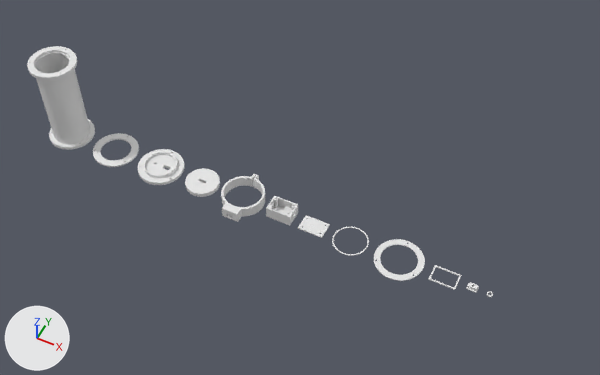
The Blender file beam/enclosures/beam_enclosures.blend, before and after one commit.
Both versions are drawn from a camera (50 mm lens) standing at (914.0, -801.0, 1088.0) and looking at (512.0, 4.0, 81.0). Every picture has the same lights, and +X, +Y and +Z are marked at lower left. The first picture is the older version.

Objects in the first picture: 'emitter_box', 'emitter_lid', 'receiver_back_cap', 'receiver_lens_ring', 'receiver_sensor_carriage', 'receiver_tube', 'tpu_back_cap_gasket', 'tpu_cable_grommet', 'tpu_emitter_lid_gasket', 'tpu_laser_ring', 'tpu_lens_gasket', 'tripod_collar'.
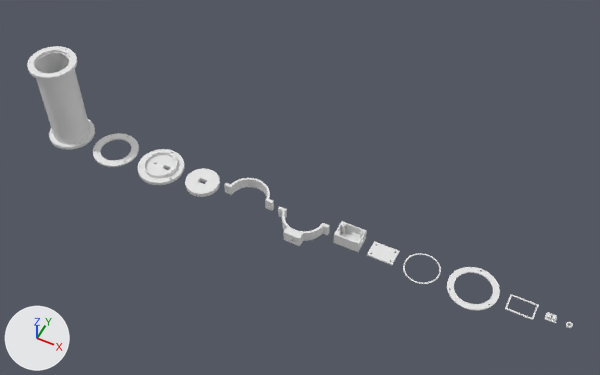
Diff of the bpy script that builds the scene:
```diff
--- a/beam/enclosures/beam_enclosures.blend.py
+++ b/beam/enclosures/beam_enclosures.blend.py
@@ me_tripod_collar_top_001 @@
+me_tripod_collar_top_001.from_pydata(...)  # 801 vertices, 400 faces; spans x -46.5..46.5, y 0.2..37.5, z 0.0..20.0
@@ me_tripod_collar_bottom_001 @@
+me_tripod_collar_bottom_001.from_pydata(...)  # 1090 vertices, 534 faces; spans x -46.5..46.5, y -47.5..-0.2, z 0.0..20.0
@@ ob_tripod_collar @@
-ob_tripod_collar = bpy.data.objects.new('tripod_collar', me_tripod_collar_002)
-ob_tripod_collar.location = (405.0, 0.0, 0.0)
@@ ob_emitter_box @@
 ob_emitter_box = bpy.data.objects.new('emitter_box', me_emitter_box_001)
-ob_emitter_box.location = (480.0, 0.0, 0.0)
+ob_emitter_box.location = (606.0, 0.0, 0.0)
@@ ob_emitter_lid @@
 ob_emitter_lid = bpy.data.objects.new('emitter_lid', me_emitter_lid_001)
-ob_emitter_lid.location = (540.0, 0.0, 0.0)
+ob_emitter_lid.location = (666.0, 0.0, 0.0)
@@ ob_tpu_lens_gasket @@
 ob_tpu_lens_gasket = bpy.data.objects.new('tpu_lens_gasket', me_tpu_lens_gasket_001)
-ob_tpu_lens_gasket.location = (607.0, 0.0, 0.0)
+ob_tpu_lens_gasket.location = (733.0, 0.0, 0.0)
@@ ob_tpu_back_cap_gasket @@
 ob_tpu_back_cap_gasket = bpy.data.objects.new('tpu_back_cap_gasket', me_tpu_back_cap_gasket_002)
-ob_tpu_back_cap_gasket.location = (694.0, 0.0, 0.0)
+ob_tpu_back_cap_gasket.location = (820.0, 0.0, 0.0)
@@ ob_tpu_emitter_lid_gasket @@
 ob_tpu_emitter_lid_gasket = bpy.data.objects.new('tpu_emitter_lid_gasket', me_tpu_emitter_lid_gasket_001)
-ob_tpu_emitter_lid_gasket.location = (773.0, 0.0, 0.0)
+ob_tpu_emitter_lid_gasket.location = (898.0, 0.0, 0.0)
@@ ob_tpu_cable_grommet @@
 ob_tpu_cable_grommet = bpy.data.objects.new('tpu_cable_grommet', me_tpu_cable_grommet_002)
-ob_tpu_cable_grommet.location = (818.0, 0.0, 0.0)
+ob_tpu_cable_grommet.location = (944.0, 0.0, 0.0)
@@ ob_tpu_laser_ring @@
 ob_tpu_laser_ring = bpy.data.objects.new('tpu_laser_ring', me_tpu_laser_ring_001)
-ob_tpu_laser_ring.location = (847.0, 0.0, 0.0)
+ob_tpu_laser_ring.location = (973.0, 0.0, 0.0)
@@ ob_tripod_collar_top @@
+ob_tripod_collar_top = bpy.data.objects.new('tripod_collar_top', me_tripod_collar_top_001)
+ob_tripod_collar_top.location = (414.0, 0.0, 0.0)
@@ ob_tripod_collar_bottom @@
+ob_tripod_collar_bottom = bpy.data.objects.new('tripod_collar_bottom', me_tripod_collar_bottom_001)
+ob_tripod_collar_bottom.location = (522.0, 0.0, 0.0)
```

Where the change shows, as pixel boxes (x1, y1, x2, y2) in the pictures (600 x 375 px):
'tpu_back_cap_gasket', moved: before (374, 239, 425, 281); after (447, 267, 500, 311)
'emitter_box', moved: before (266, 196, 298, 225); after (334, 221, 367, 252)
'tripod_collar', deleted: before (221, 174, 265, 222)
'emitter_lid', moved: before (298, 215, 330, 238); after (367, 241, 399, 265)
'tripod_collar_bottom', added: after (278, 207, 330, 246)
'tripod_collar_top', added: after (224, 178, 274, 210)
'tpu_lens_gasket', moved: before (332, 227, 369, 256); after (403, 253, 441, 284)
'tpu_emitter_lid_gasket', moved: before (428, 265, 462, 290); after (505, 294, 538, 320)
'tpu_cable_grommet', moved: before (466, 282, 479, 293); after (545, 312, 557, 323)
'tpu_laser_ring', moved: before (487, 291, 493, 297); after (566, 322, 573, 328)
